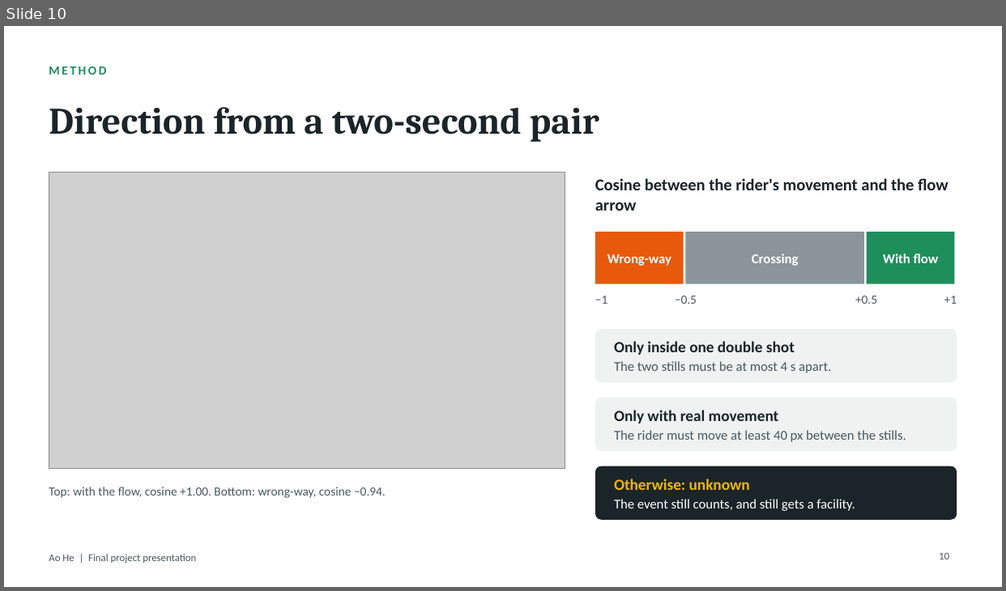
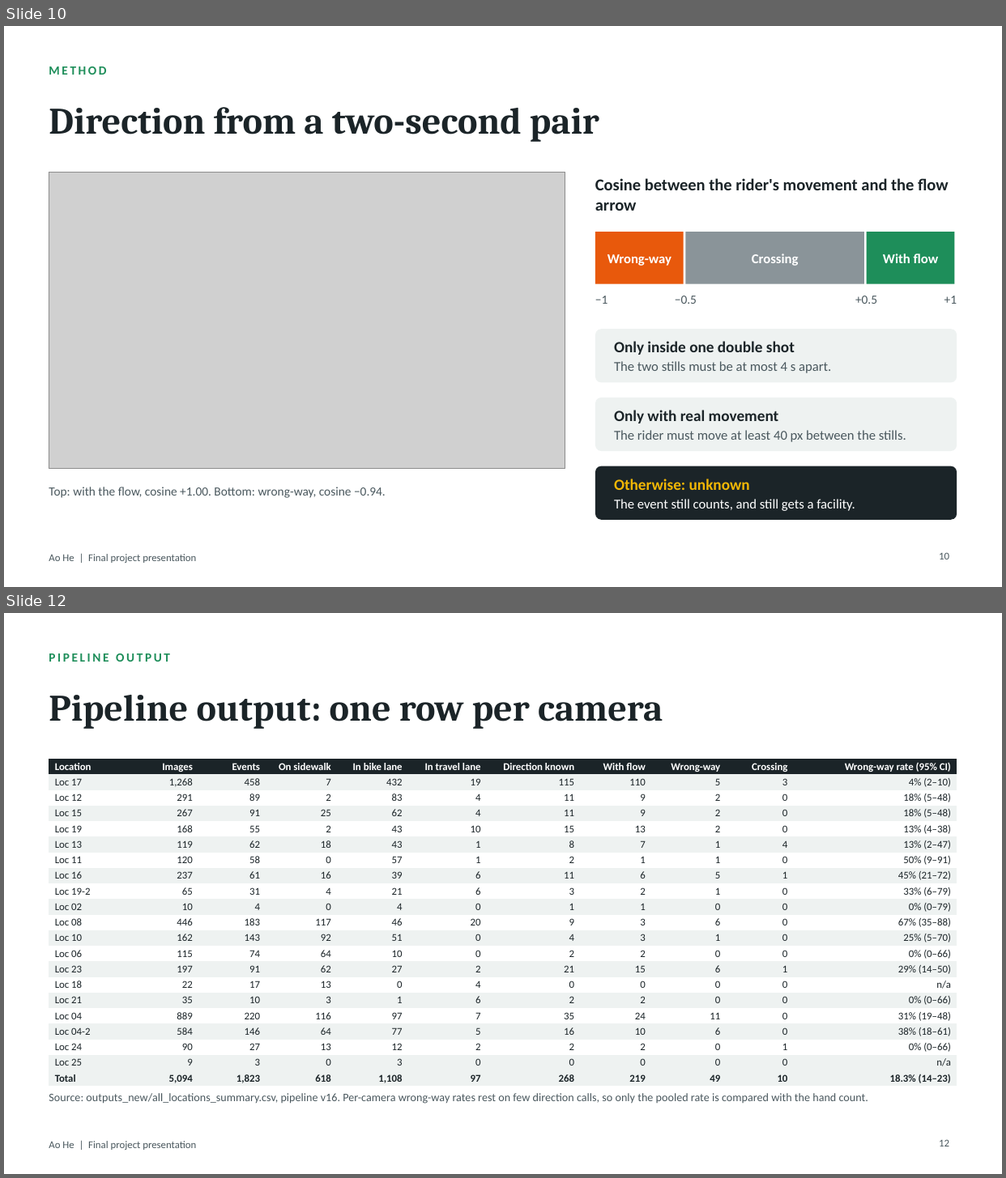
Before and after one commit to ao-he/Bicylist-System-726, a slide deck: slides/Final_Project_Presentation_AoHe.pptx. Shown one above the other, each under a label of ours: slide 10 before the commit, slides 10 and 12 after it; the slides between them are not shown. The pictures are 1006x591 and 1006x1178 pixels, drawn with LibreOffice and Linux fonts; fonts in the diff are those of the drawing; grey boxes stand for pictures. Boxes give left, top, right and bottom in pixels: in the first picture for what was removed or moved away, otherwise in the second. Text is boxed around its words. In the diff, an @@ line names an element or a change of style, - is before the commit and + after.

```diff
--- a/slides/Final_Project_Presentation_AoHe.pptx
+++ b/slides/Final_Project_Presentation_AoHe.pptx
@@ slide 12 added at bbox=[4, 613, 1002, 1174], background #FFFFFF; not listed: 1 template element that a slide beside it also shows @@
@@ text added at bbox=[49, 653, 170, 662], 12 pt, text #1E8E5A, bold @@
+PIPELINE OUTPUT
@@ title added at bbox=[49, 695, 663, 729], 36 pt, text #1B2428, bold @@
+Pipeline output: one row per camera
@@ table added at bbox=[49, 759, 957, 1087], 21 rows, 11 columns @@
+Location | Images | Events | On sidewalk | In bike lane | In travel lane | Direction known | With flow | Wrong-way | Crossing | Wrong-way rate (95% CI)
+Loc 17 | 1,268 | 458 | 7 | 432 | 19 | 115 | 110 | 5 | 3 | 4% (2–10)
+Loc 12 | 291 | 89 | 2 | 83 | 4 | 11 | 9 | 2 | 0 | 18% (5–48)
+Loc 15 | 267 | 91 | 25 | 62 | 4 | 11 | 9 | 2 | 0 | 18% (5–48)
+Loc 19 | 168 | 55 | 2 | 43 | 10 | 15 | 13 | 2 | 0 | 13% (4–38)
+Loc 13 | 119 | 62 | 18 | 43 | 1 | 8 | 7 | 1 | 4 | 13% (2–47)
+Loc 11 | 120 | 58 | 0 | 57 | 1 | 2 | 1 | 1 | 0 | 50% (9–91)
+Loc 16 | 237 | 61 | 16 | 39 | 6 | 11 | 6 | 5 | 1 | 45% (21–72)
+Loc 19-2 | 65 | 31 | 4 | 21 | 6 | 3 | 2 | 1 | 0 | 33% (6–79)
+Loc 02 | 10 | 4 | 0 | 4 | 0 | 1 | 1 | 0 | 0 | 0% (0–79)
+Loc 08 | 446 | 183 | 117 | 46 | 20 | 9 | 3 | 6 | 0 | 67% (35–88)
+Loc 10 | 162 | 143 | 92 | 51 | 0 | 4 | 3 | 1 | 0 | 25% (5–70)
+Loc 06 | 115 | 74 | 64 | 10 | 0 | 2 | 2 | 0 | 0 | 0% (0–66)
+Loc 23 | 197 | 91 | 62 | 27 | 2 | 21 | 15 | 6 | 1 | 29% (14–50)
+Loc 18 | 22 | 17 | 13 | 0 | 4 | 0 | 0 | 0 | 0 | n/a
+Loc 21 | 35 | 10 | 3 | 1 | 6 | 2 | 2 | 0 | 0 | 0% (0–66)
+Loc 04 | 889 | 220 | 116 | 97 | 7 | 35 | 24 | 11 | 0 | 31% (19–48)
+Loc 04-2 | 584 | 146 | 64 | 77 | 5 | 16 | 10 | 6 | 0 | 38% (18–61)
+Loc 24 | 90 | 27 | 13 | 12 | 2 | 2 | 2 | 0 | 1 | 0% (0–66)
+Loc 25 | 9 | 3 | 0 | 3 | 0 | 0 | 0 | 0 | 0 | n/a
+Total | 5,094 | 1,823 | 618 | 1,108 | 97 | 268 | 219 | 49 | 10 | 18.3% (14–23)
@@ text added at bbox=[49, 1093, 868, 1104], 11 pt, text #4A585E @@
+Source: outputs_new/all_locations_summary.csv, pipeline v16. Per-camera wrong-way rates rest on few direction calls, so only the pooled rate is compared with the hand count.
@@ page number added at bbox=[939, 1139, 949, 1147], 10 pt, text #4A585E @@
+12
```
Also in this commit, not shown: 5 slides changed, 2 other slides added, 2 other files.
